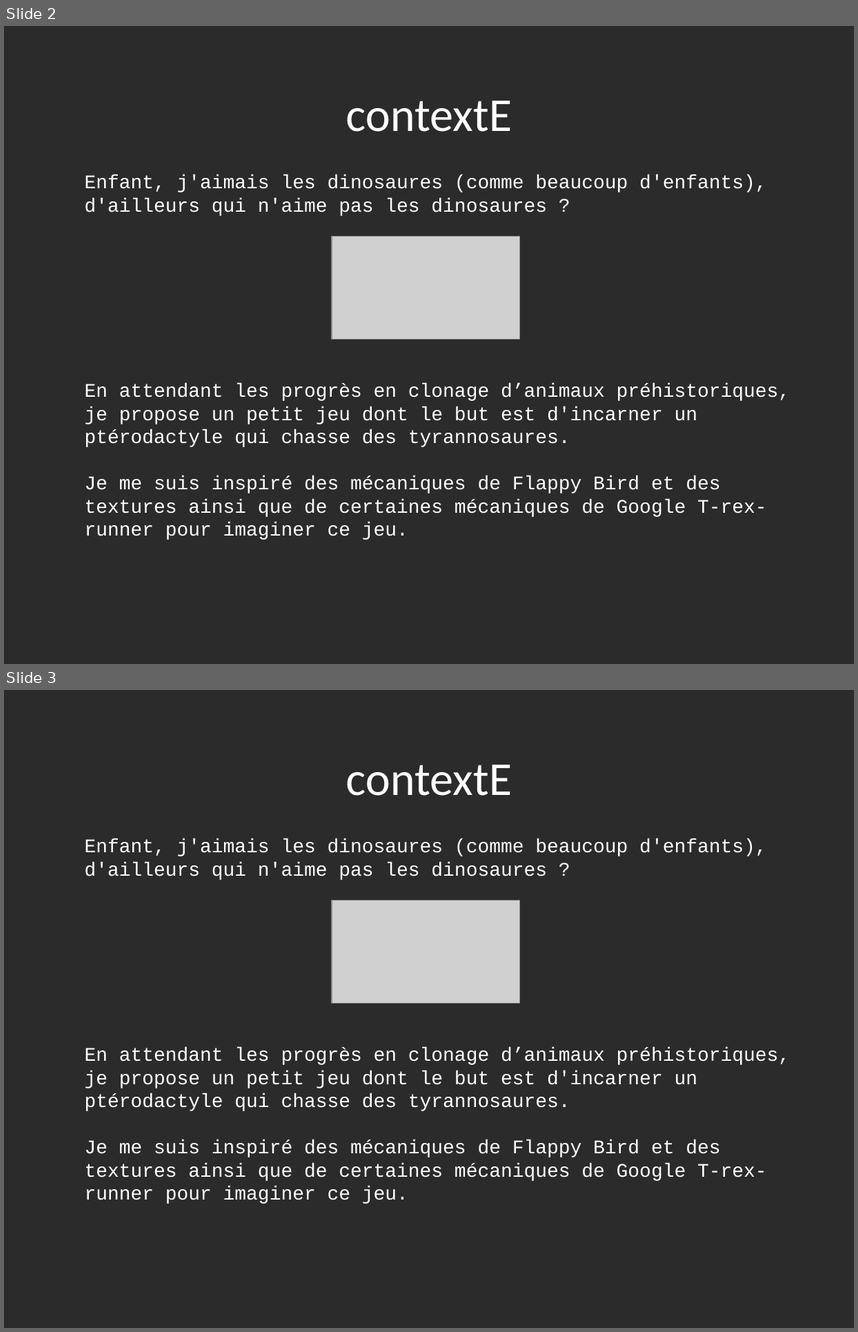
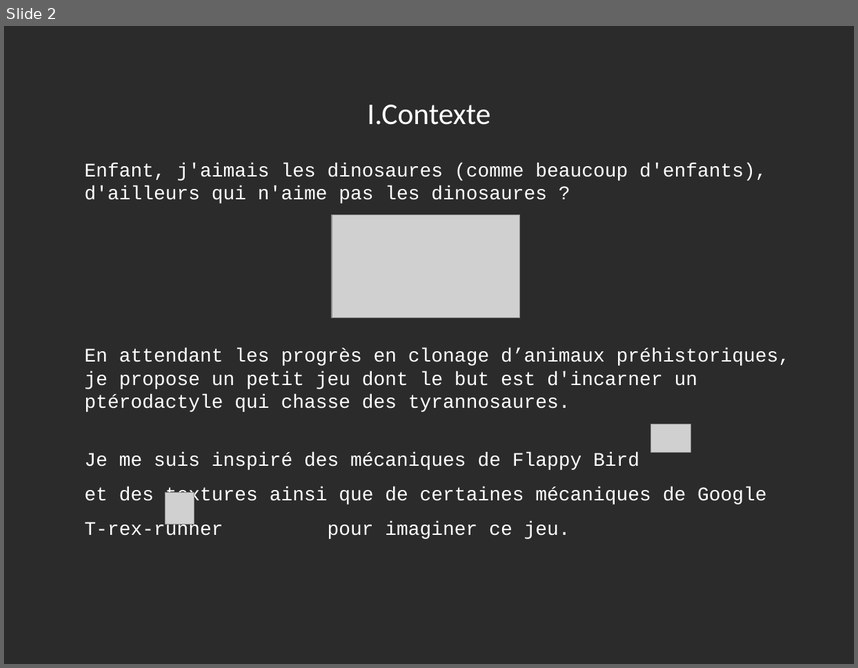
Before and after one commit to Florian-A/JSrassik, a slide deck: conception/presentation/presentation.odp. Shown one above the other, each under a label of ours: slides 2 and 3 before the commit, slide 2 after it. The pictures are 858x1332 and 858x668 pixels, drawn with LibreOffice and Linux fonts; fonts in the diff are those of the drawing; grey boxes stand for pictures; background and template pictures are left out; a plain dark background stands for a picture behind light text. Boxes give left, top, right and bottom in pixels: in the first picture for what was removed or moved away, otherwise in the second. Text is boxed around its words. In the diff, an @@ line names an element or a change of style, - is before the commit and + after.

```diff
--- a/conception/presentation/presentation.odp
+++ b/conception/presentation/presentation.odp
@@ slide 3 removed at (4,690,854,1328), background picture (left out) @@
@@ title removed at (346,765,512,796) @@
-contextE
@@ text removed at (85,839,790,1203) @@
-Enfant, j'aimais les dinosaures (comme beaucoup d'enfants), d'ailleurs qui n'aime pas les dinosaures ?
-En attendant les progrès en clonage d’animaux préhistoriques, je propose un petit jeu dont le but est d'incarner un ptérodactyle qui chasse des tyrannosaures.
-Je me suis inspiré des mécaniques de Flappy Bird et des textures ainsi que de certaines mécaniques de Google T-rex-runner pour imaginer ce jeu.
@@ picture removed at (332,900,520,1003) @@
@@ slide 2 changed as well @@
@@ title at (367,104,490,125): text changed; size 44 to 28 pt @@
-contextE
+I.Contexte
@@ text "Enfant, j'aimais les dinosaures (comme ...": place and size @@
-text "Enfant, j'aimais les dinosaures (comme ..." at (85,175,790,539)
+text "Enfant, j'aimais les dinosaures (comme ..." at (85,163,790,539)
@@ picture: place and size @@
-picture at (332,236,520,339)
+picture at (332,215,520,318)
@@ picture added at (651,424,691,452) @@
@@ text at (85,452,767,539): line spacing 1 to 1.5 @@
@@ picture added at (165,492,194,524) @@
```
Also in this commit, not shown: 10 slides added, 1 other slide removed.
